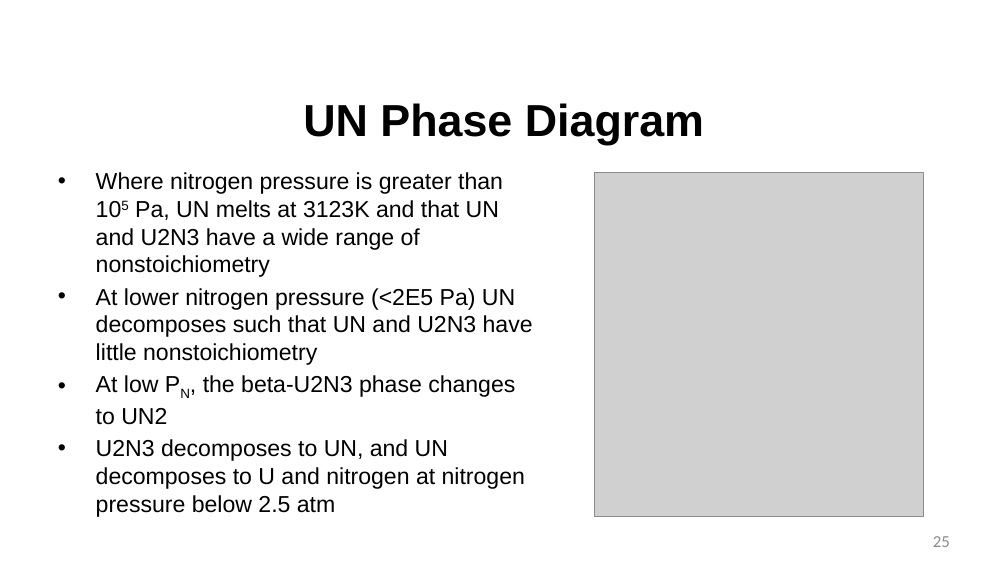
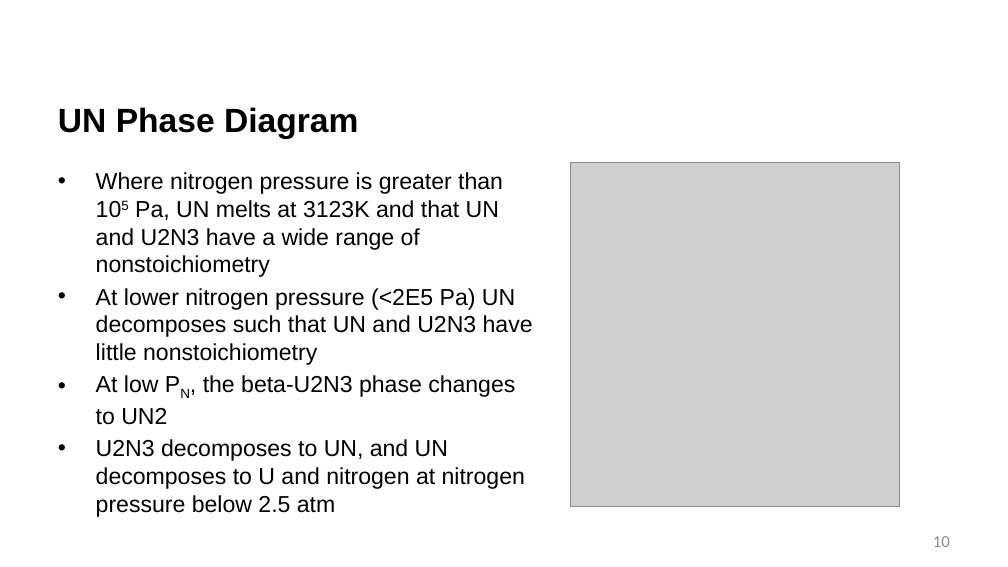
Before and after one commit to benbeeler/TEACHING, a slide deck: slide 10 of Advanced Reactor Materials/Fall2025/Lec16_carbide_nitride.pptx (slide 25 before the commit). Drawn at 1008x567 pixels with LibreOffice and Linux fonts; fonts in the diff are those of the drawing; grey boxes stand for pictures; background and template pictures are left out. Boxes give left, top, right and bottom in pixels: in the first picture for what was removed or moved away, otherwise in the second. Text is boxed around its words. In the diff, an @@ line names an element or a change of style, - is before the commit and + after.

```diff
--- a/Advanced Reactor Materials/Fall2025/Lec16_carbide_nitride.pptx
+++ b/Advanced Reactor Materials/Fall2025/Lec16_carbide_nitride.pptx
@@ title "UN Phase Diagram" at (58, 107, 358, 139): size 42.7 to 32 pt; alignment centre to left @@
@@ picture: place and size @@
-picture at (595, 172, 923, 516)
+picture at (571, 163, 899, 507)
@@ page number at (933, 536, 950, 547): text changed @@
-25
+10
```
Also in this commit, not shown: 16 other slides changed, 15 slides removed, 5 other files.
